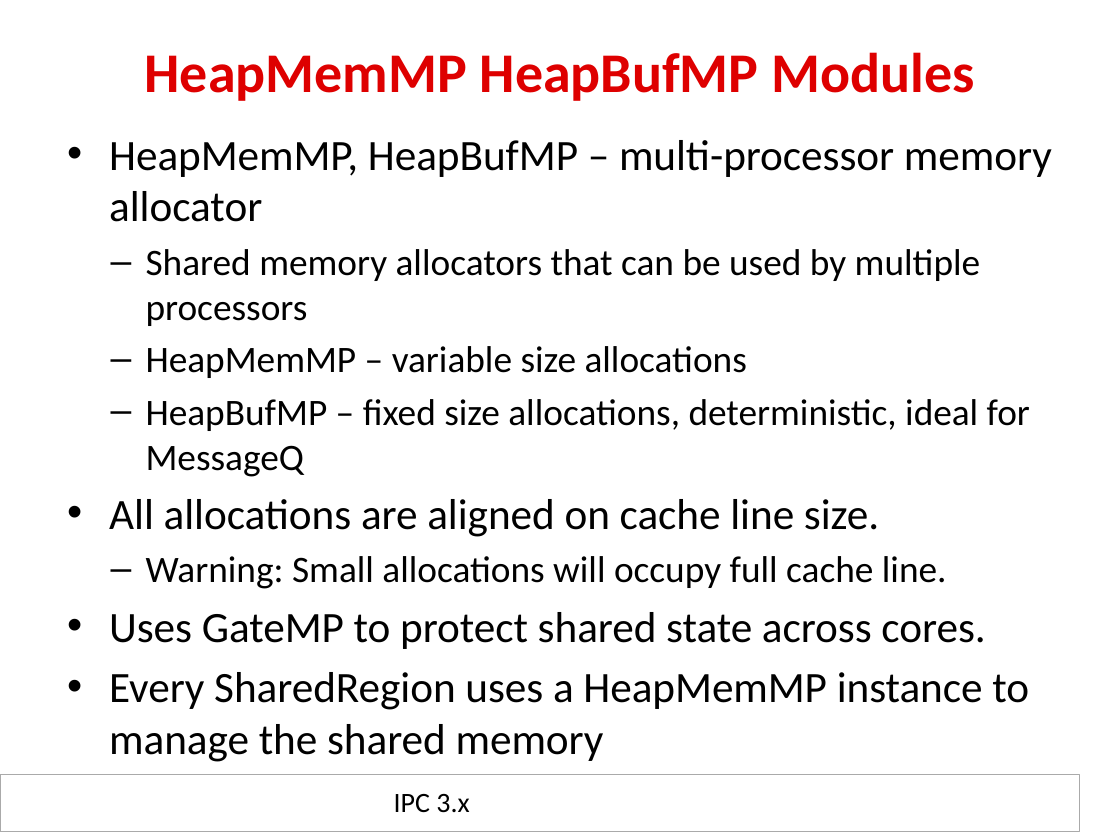
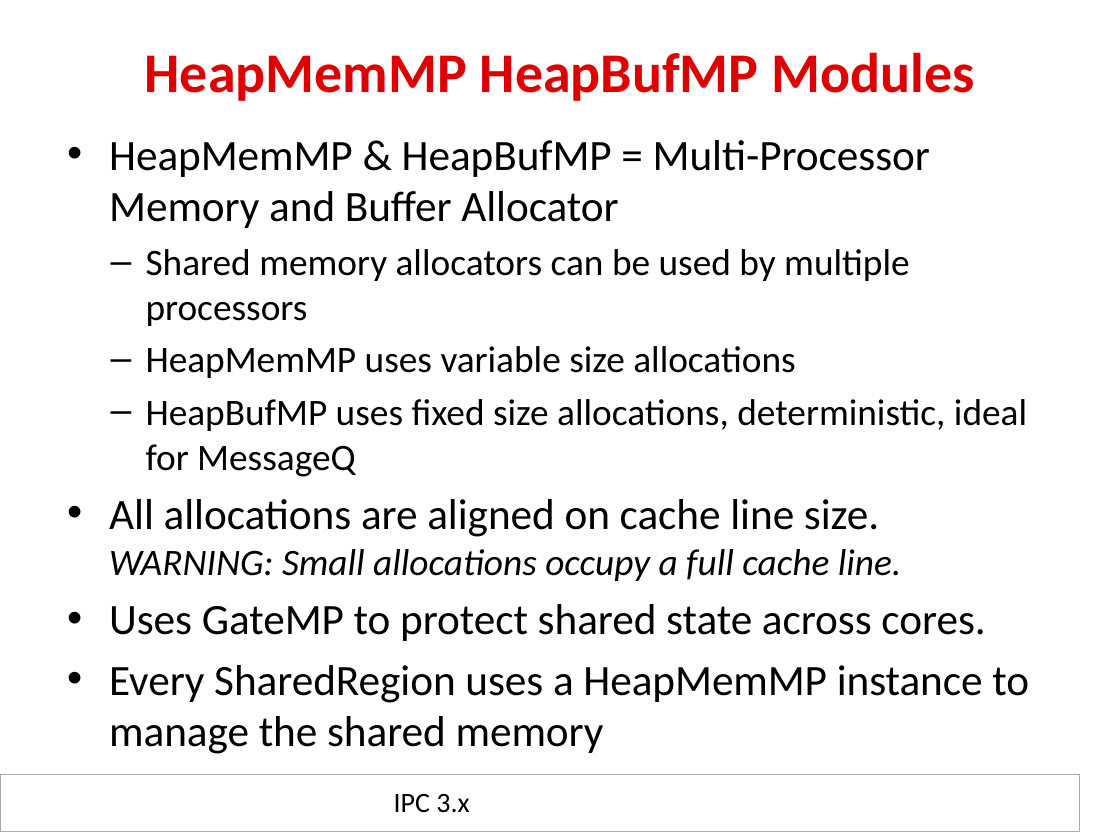
Before and after one commit to hari1989/keystone-workshop, a slide deck: slide 29 of preliminary/ipcForTI_RTOS_Internal.pptx (slide 33 before the commit). Drawn at 1120x840 pixels with LibreOffice and Linux fonts; fonts in the diff are those of the drawing; background and template pictures are left out. Boxes give left, top, right and bottom in pixels: in the first picture for what was removed or moved away, otherwise in the second. Text is boxed around its words. In the diff, an @@ line names an element or a change of style, - is before the commit and + after.

```diff
--- a/preliminary/ipcForTI_RTOS_Internal.pptx
+++ b/preliminary/ipcForTI_RTOS_Internal.pptx
@@ text at bbox=[109, 140, 1027, 581]: text changed @@
-• HeapMemMP, HeapBufMP – multi-processor memory allocator
-  – Shared memory allocators that can be used by multiple processors
-  – HeapMemMP – variable size allocations
-  – HeapBufMP – fixed size allocations, deterministic, ideal for MessageQ
-• All allocations are aligned on cache line size.
-  – Warning: Small allocations will occupy full cache line.
+• HeapMemMP & HeapBufMP = Multi-Processor Memory and Buffer Allocator
+  – Shared memory allocators can be used by multiple processors
+  – HeapMemMP uses variable size allocations
+  – HeapBufMP uses fixed size allocations, deterministic, ideal for MessageQ
+• All allocations are aligned on cache line size.
+  WARNING: Small allocations occupy a full cache line.
```
Also in this commit, not shown: 36 other slides changed, 1 slide added, 6 slides removed.
